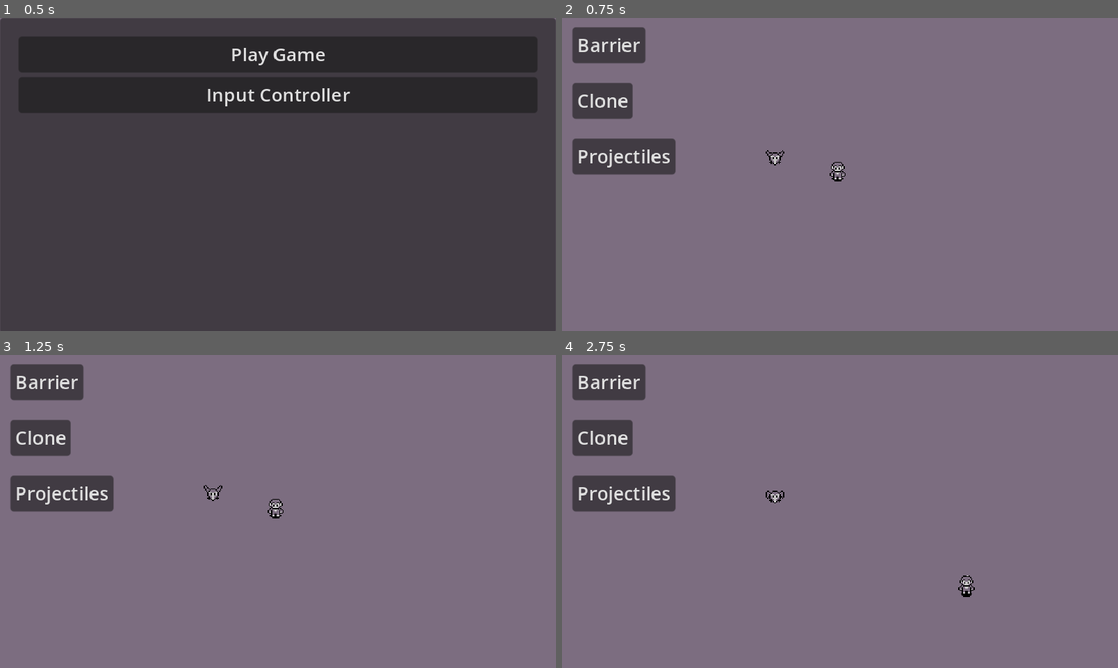
Above: before the commit, frames 1-4 (two rows, left to right).
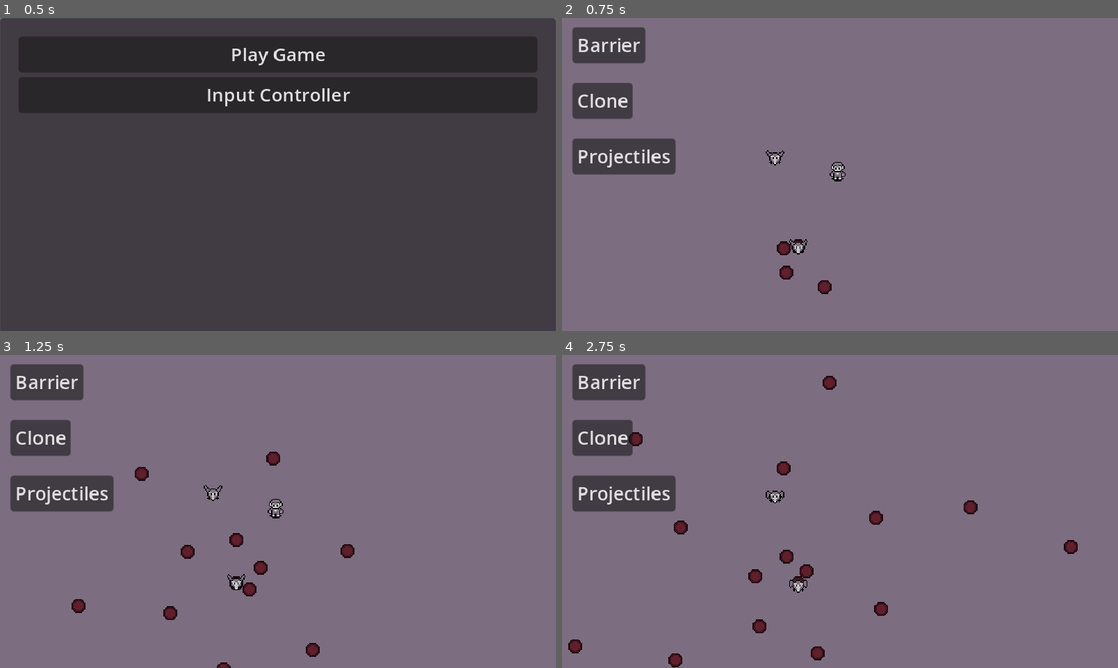
Above: after the commit, the same moments.

Repository: SantiagoBoscan07/Project-Cypher
Game: Godot game, scene res://Scenes/Menu/menu.tscn
The game is run twice, just before and just after one commit, with the same random seed, the same clock (stepped at 60 frames per second) and the same inputs.
Inputs (mouse positions are in pixels of both pictures, inside the frame that each line leads up to):
- Up to frame 1 (0.5 s): no input
- Up to frame 2 (0.75 s): click "Play Game" at 0.5 s
- Up to frame 3 (1.25 s): no input
- Up to frame 4 (2.75 s): tap Enter at 1.25 s; move the mouse to (962, 495) at 1.27 s; hold Right (moveRight) 1.28-2.03 s; hold Shift (dash) 1.28-2.03 s; click (962, 495) at 1.42 s; move the mouse to (728, 527) at 2.02 s; hold Down (moveDown) from 2.03 s (still down); tap E (decipher) at 2.1 s

Frame 1 is identical in both runs. In frame 2, 0.4% of the frame differs, in the area x 38-49%, y 70-89%; in frame 3, 1.0%; in frame 4, 1.6%, in the area x 1-93%, y 6-100%.

Commit message:
Added shooting state to Tank Enemy

Diff:
--- a/project-cypher/Scenes/Enemy/TankEnemy.tscn
+++ b/project-cypher/Scenes/Enemy/TankEnemy.tscn
@@ -8,6 +8,8 @@
 [ext_resource type="Script" path="res://Scripts/Misc/Hurt.gd" id="5_ylsm5"]
 [ext_resource type="Script" path="res://Scripts/Enemy/MoveState.gd" id="7_o1ea5"]
 [ext_resource type="Script" path="res://Scripts/Player/ProjectileSpawner.gd" id="8_3y7eu"]
+[ext_resource type="Script" path="res://Scenes/Enemy/TankShoot.gd" id="8_6fb5q"]
+[ext_resource type="PackedScene" uid="uid://gbg6ni2haofh" path="res://Scenes/Enemy/EnemyProjectile.tscn" id="10_g2f6s"]
 
 [sub_resource type="Animation" id="Animation_ma72m"]
 length = 0.001
@@ -53,7 +55,7 @@
 [sub_resource type="CircleShape2D" id="CircleShape2D_4omk4"]
 radius = 3.0
 
-[node name="MovingEnemy" type="CharacterBody2D"]
+[node name="TankEnemy" type="CharacterBody2D"]
 
 [node name="Body" type="Node2D" parent="."]
 
@@ -92,12 +94,16 @@
 position = Vector2(8, 9)
 shape = SubResource("CircleShape2D_n51yn")
 
+[node name="ShootPosition" type="Marker2D" parent="Body"]
+position = Vector2(8, 8)
+
 [node name="Components" type="Node2D" parent="."]
 
 [node name="Misc" type="Node" parent="Components"]
 
 [node name="Health" type="Node" parent="Components/Misc"]
 script = ExtResource("4_rlxb3")
+health = 10
 
 [node name="Hurt" type="Node" parent="Components/Misc" node_paths=PackedStringArray("health", "hurtbox")]
 script = ExtResource("5_ylsm5")
@@ -106,23 +112,33 @@
 
 [node name="FiniteStateMachine" type="Node" parent="Components" node_paths=PackedStringArray("initialState")]
 script = ExtResource("5_kwi8c")
-initialState = NodePath("MoveState")
+initialState = NodePath("ShootState")
 
 [node name="MoveState" type="Node" parent="Components/FiniteStateMachine"]
 script = ExtResource("7_o1ea5")
 
 [node name="ShootState" type="Node" parent="Components/FiniteStateMachine"]
+script = ExtResource("8_6fb5q")
+
+[node name="ProjectileSpawner" type="Node2D" parent="Components/FiniteStateMachine/ShootState" node_paths=PackedStringArray("bulletspawner", "power_timer", "durationTimer", "body")]
+script = ExtResource("8_3y7eu")
+bullethell = ExtResource("10_g2f6s")
+alpha = 1.0
+bulletspawner = NodePath("../../../../Body/ShootPosition")
+power_timer = NodePath("../../../Timers/BulletStormCooldown")
+durationTimer = NodePath("../../../Timers/BulletStormDuration")
+body = NodePath("../../../..")
+isEnemy = true
 
 [node name="Timers" type="Node2D" parent="Components"]
 
 [node name="MoveTimer" type="Timer" parent="Components/Timers"]
 
-[node name="ShootTimer" type="Timer" parent="Components/Timers"]
+[node name="BulletStormCooldown" type="Timer" parent="Components/Timers"]
+wait_time = 0.05
 
-[node name="Abilities" type="Node2D" parent="Components"]
-
-[node name="ProjectileSpawner" type="Node2D" parent="Components/Abilities"]
-script = ExtResource("8_3y7eu")
+[node name="BulletStormDuration" type="Timer" parent="Components/Timers"]
+wait_time = 5.0
 
 [node name="Collision" type="CollisionShape2D" parent="."]
 visible = false
@@ -132,3 +148,6 @@
 shape = SubResource("CircleShape2D_4omk4")
 
 [connection signal="timeout" from="Components/Timers/MoveTimer" to="Components/FiniteStateMachine/MoveState" method="_on_move_timer_timeout"]
+[connection signal="timeout" from="Components/Timers/BulletStormCooldown" to="Components/FiniteStateMachine/ShootState/ProjectileSpawner" method="_on_bullet_storm_cooldown_timeout"]
+[connection signal="timeout" from="Components/Timers/BulletStormDuration" to="Components/FiniteStateMachine/ShootState" method="_on_duration_timer_timeout"]
+[connection signal="timeout" from="Components/Timers/BulletStormDuration" to="Components/FiniteStateMachine/ShootState/ProjectileSpawner" method="_on_bullet_storm_duration_timeout"]
--- /dev/null
+++ b/project-cypher/Scenes/Enemy/TankShoot.gd
@@ -0,0 +1,8 @@
+extends State
+
+func enter():
+	Signals.emit_signal("enemyStorm")
+
+
+func _on_duration_timer_timeout() -> void:
+	stateTransition.emit(get_parent().currentState, "MoveState")
--- a/project-cypher/Scenes/Player/player.tscn
+++ b/project-cypher/Scenes/Player/player.tscn
@@ -330,6 +330,7 @@
 power_timer = NodePath("../../../Timer/BulletStormCooldown")
 durationTimer = NodePath("../../../Timer/BulletStormDuration")
 body = NodePath("../../..")
+isPlayer = true
 
 [node name="Clones" type="Node2D" parent="Components/Power-Ups" node_paths=PackedStringArray("cloneTimer", "clone1Marker", "clone2Marker")]
 position = Vector2(1, 0)
--- a/project-cypher/Scenes/Player/playerClone.tscn
+++ b/project-cypher/Scenes/Player/playerClone.tscn
@@ -182,7 +182,6 @@
 texture = ExtResource("2_gtp27")
 hframes = 4
 vframes = 8
-frame = 8
 
 [node name="Shadow" type="Sprite2D" parent="Body/Sprites"]
 z_index = -2
--- a/project-cypher/Scenes/Test/test.tscn
+++ b/project-cypher/Scenes/Test/test.tscn
@@ -1,8 +1,9 @@
-[gd_scene load_steps=4 format=3 uid="uid://b2itxdgu752kd"]
+[gd_scene load_steps=5 format=3 uid="uid://b2itxdgu752kd"]
 
 [ext_resource type="PackedScene" uid="uid://cls6xfv5lmsj6" path="res://Scenes/Player/player.tscn" id="1_bn2ie"]
 [ext_resource type="Script" path="res://Scripts/Debug/PowerUpTest.gd" id="2_8j84a"]
 [ext_resource type="PackedScene" uid="uid://hv8sfmxy5753" path="res://Scenes/Enemy/MovingEnemy.tscn" id="3_fiu32"]
+[ext_resource type="PackedScene" uid="uid://oyc4n17nij6i" path="res://Scenes/Enemy/TankEnemy.tscn" id="4_anl6r"]
 
 [node name="Test" type="Node2D"]
 
@@ -47,6 +48,9 @@
 [node name="FlyingEnemy" parent="." instance=ExtResource("3_fiu32")]
 position = Vector2(176, 112)
 
+[node name="TankEnemy" parent="." instance=ExtResource("4_anl6r")]
+position = Vector2(196, 189)
+
 [connection signal="pressed" from="Power-Ups Test/Barrier" to="Power-Ups Test" method="_on_barrier_pressed"]
 [connection signal="pressed" from="Power-Ups Test/Clone" to="Power-Ups Test" method="_on_clone_pressed"]
 [connection signal="pressed" from="Power-Ups Test/Projectiles" to="Power-Ups Test" method="_on_projectiles_pressed"]
--- a/project-cypher/Scripts/Globals/Signals.gd
+++ b/project-cypher/Scripts/Globals/Signals.gd
@@ -9,3 +9,5 @@
 signal activateBarrier
 # Signal used to start the clones
 signal activateClone
+
+signal enemyStorm
--- a/project-cypher/Scripts/Player/ProjectileSpawner.gd
+++ b/project-cypher/Scripts/Player/ProjectileSpawner.gd
@@ -8,13 +8,19 @@
 @export var power_timer: Timer
 @export var durationTimer: Timer
 @export var body: CharacterBody2D
+@export var isPlayer: bool = false
+@export var isEnemy: bool = false
+
 var canStorm: bool = true
 var theta: float = 0.0
 var speed = 100
 var direction = Vector2.RIGHT
 
 func _ready():
-	Signals.connect("startStorm", timer)
+	if isPlayer:
+		Signals.connect("startStorm", timer)
+	if isEnemy:
+		Signals.connect("enemyStorm", timer)
 
 func get_vector(angle):
 	theta = angle + alpha
Not shown: 1 places in project-cypher/Scenes/Enemy/TankEnemy.tscn that only renumber resources
